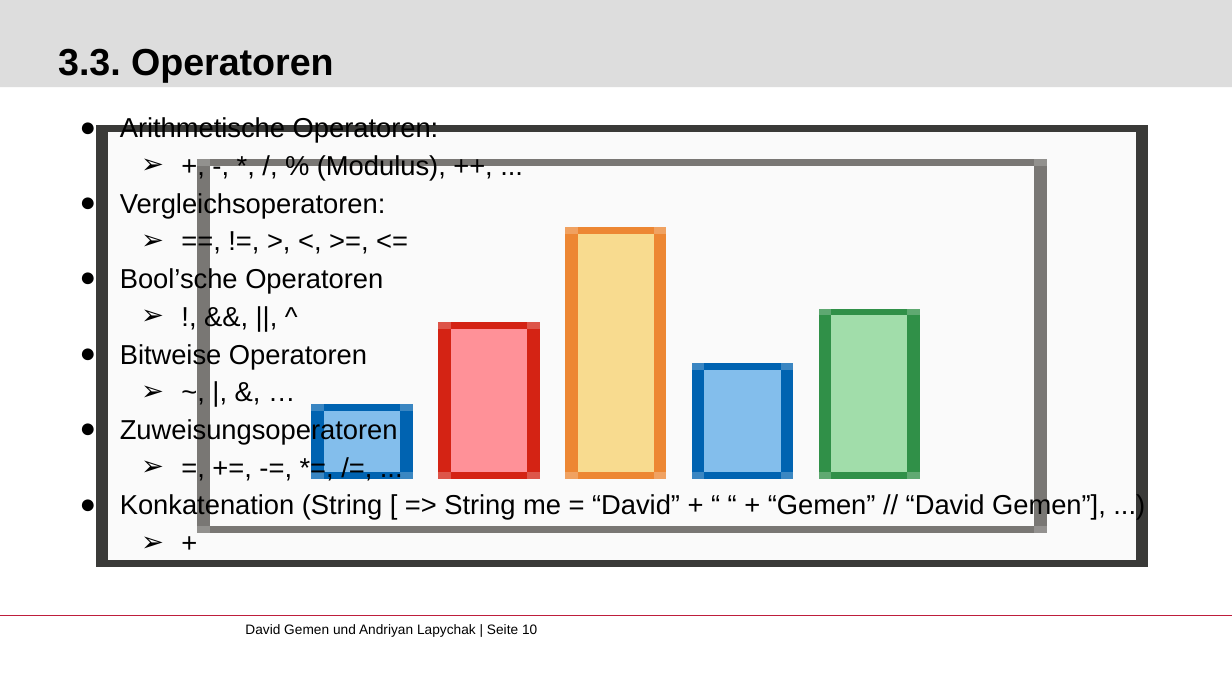
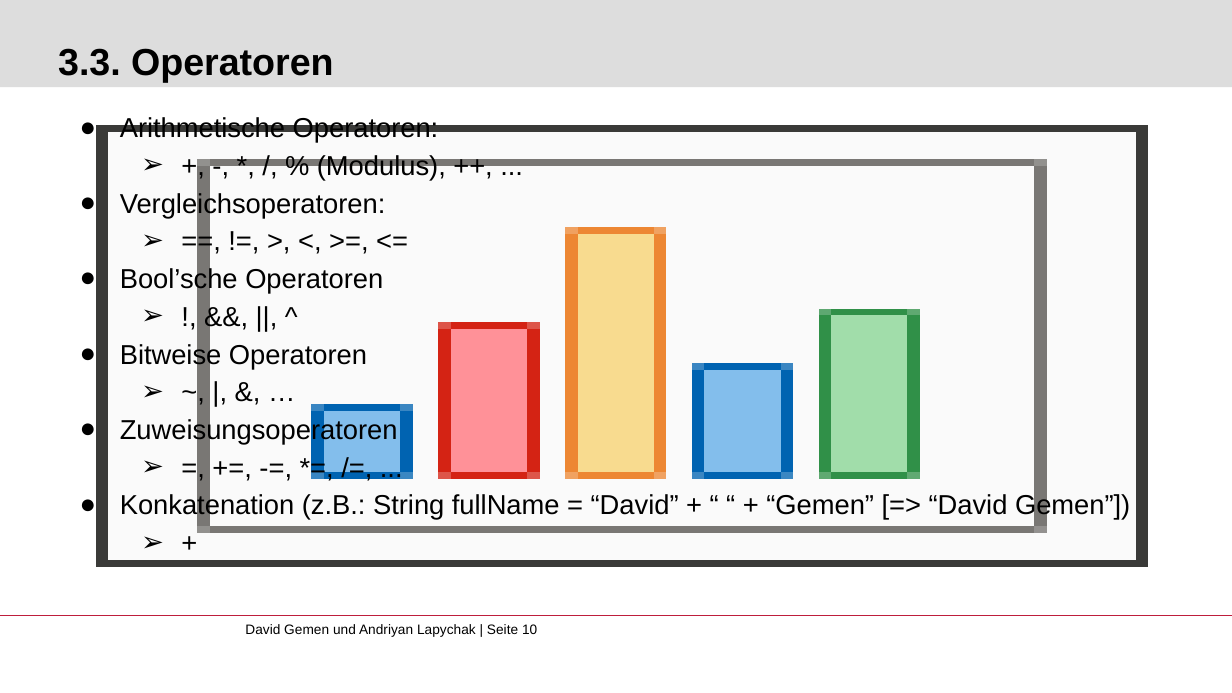
Before and after one commit to gemdav/Programmieren-1-Tutorium, a slide deck: slide 10 of slides/01_first_steps_with_java.pptx. Drawn at 1232x693 pixels with LibreOffice and Linux fonts; fonts in the diff are those of the drawing; background and template pictures are left out. Boxes give left, top, right and bottom in pixels: in the first picture for what was removed or moved away, otherwise in the second. Text is boxed around its words. In the diff, an @@ line names an element or a change of style, - is before the commit and + after.

```diff
--- a/slides/01_first_steps_with_java.pptx
+++ b/slides/01_first_steps_with_java.pptx
@@ text at [120,493,1130,520]: text changed @@
-● Konkatenation (String [ => String me = “David” + “ “ + “Gemen” // “David Gemen”], ...)
+● Konkatenation (z.B.: String fullName = “David” + “ “ + “Gemen” [=> “David Gemen”])
```
Also in this commit, not shown: 3 other slides changed, 55 other files.
